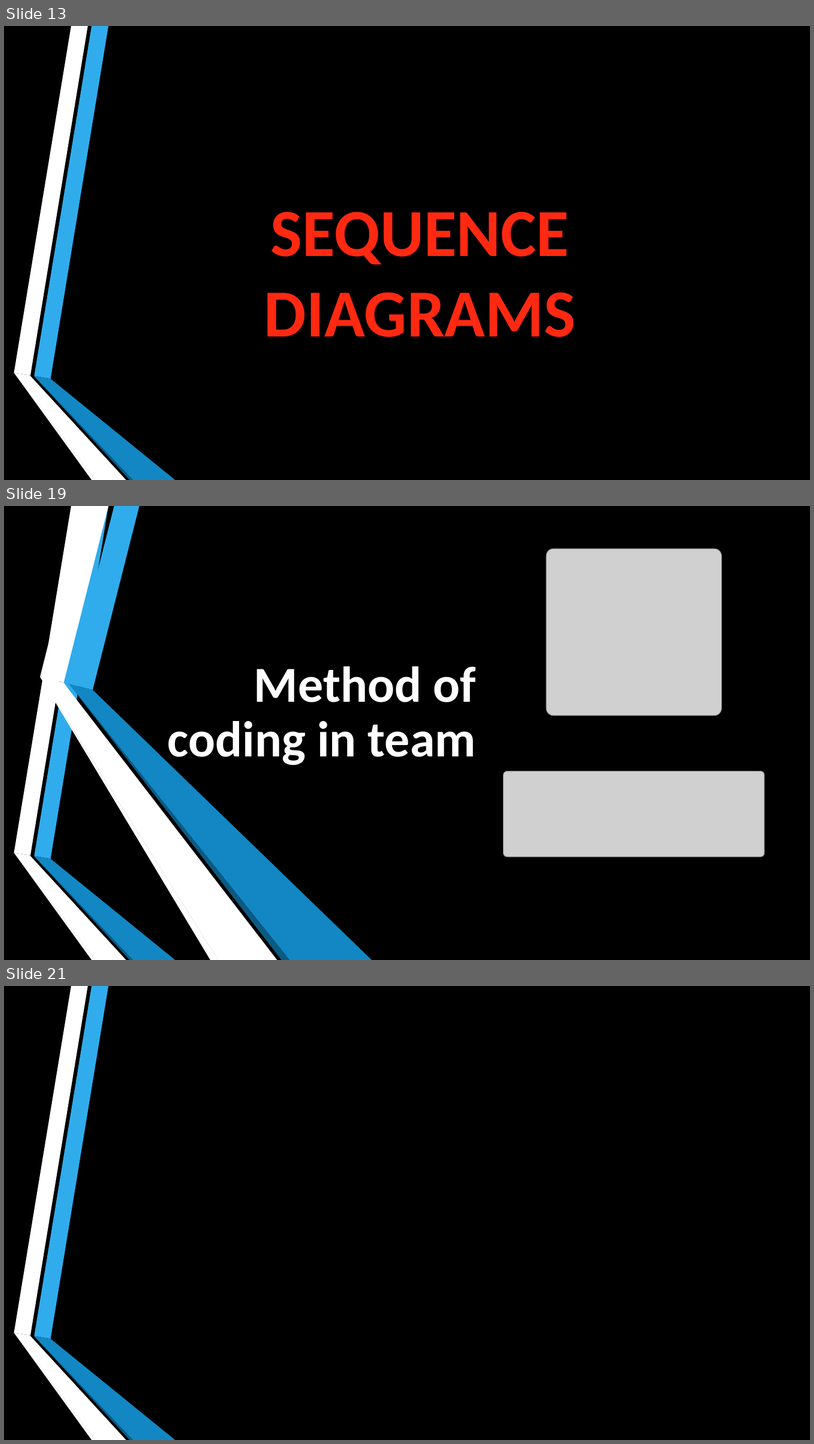
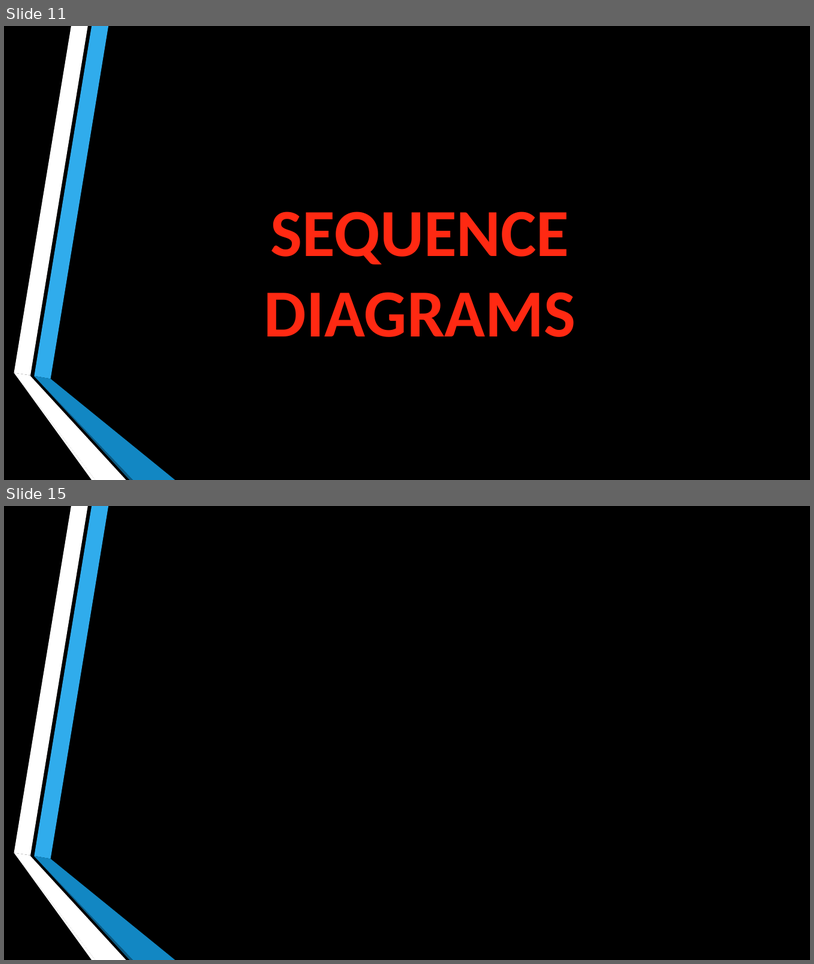
Before and after one commit to zebiba44/MUMScheduler-Team1, a slide deck: Technical documentation/Presentation/MUMSchedulerfinal.pptx. Shown one above the other, each under a label of ours: slides 13, 19 and 21 before the commit, slides 11 and 15 after it; the slides between them are not shown. The pictures are 814x1444 and 814x964 pixels, drawn with LibreOffice and Linux fonts; fonts in the diff are those of the drawing; grey boxes stand for pictures; background and template pictures are left out. Boxes give left, top, right and bottom in pixels: in the first picture for what was removed or moved away, otherwise in the second. Text is boxed around its words. In the diff, an @@ line names an element or a change of style, - is before the commit and + after.

```diff
--- a/Technical documentation/Presentation/MUMSchedulerfinal.pptx
+++ b/Technical documentation/Presentation/MUMSchedulerfinal.pptx
@@ slide 19 removed at (4, 506, 810, 960), background picture (left out); not listed: 6 template elements that a slide beside it also shows @@
@@ picture removed at (546, 549, 722, 716) @@
@@ text removed at (168, 666, 476, 768) @@
-Method of coding in team
@@ group removed at (40, 506, 372, 960): 6 freeform shapes @@
@@ picture removed at (504, 771, 765, 856) @@
@@ what was slide 13 is now slide 11 @@
@@ what was slide 21 is now slide 15 @@
```
Also in this commit, not shown: 2 slides changed, 4 slides added, 9 other slides removed.
